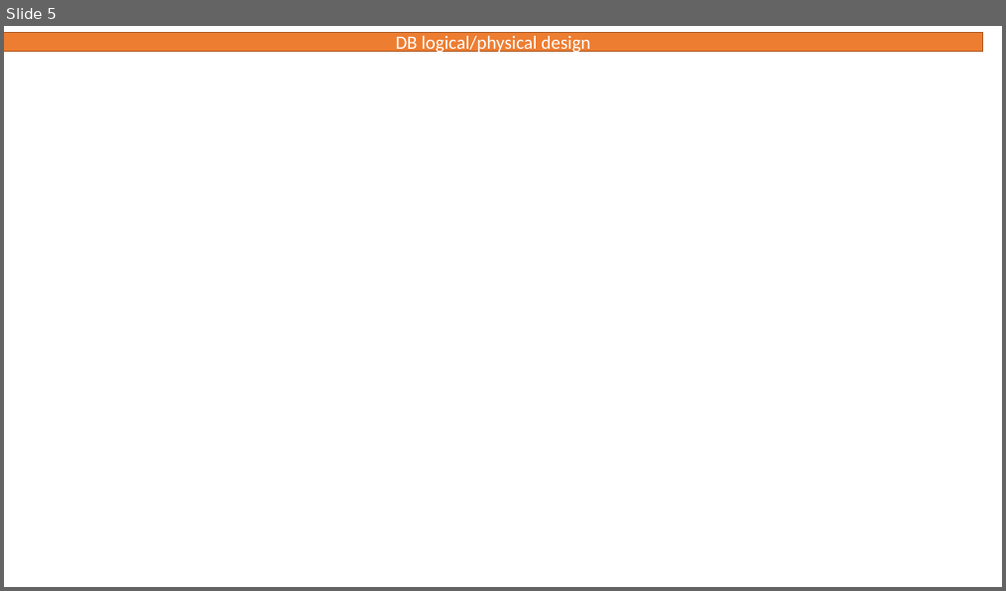
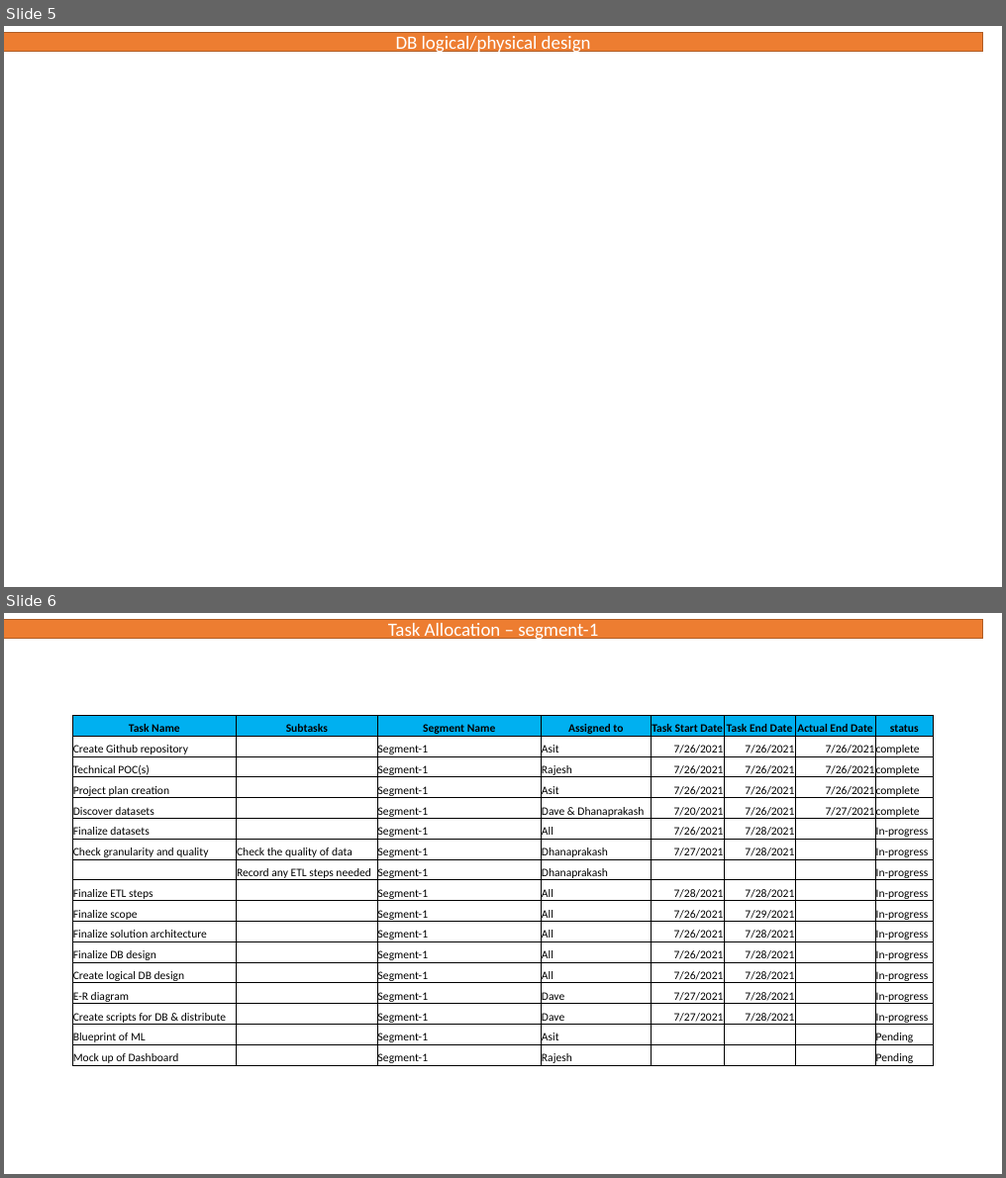
Before and after one commit to asitkumar26/nba-player-analytics, a slide deck: Presentation/scope-design.pptx. Shown one above the other, each under a label of ours: slide 5 before the commit, slides 5 and 6 after it. The pictures are 1006x591 and 1006x1178 pixels, drawn with LibreOffice and Linux fonts; fonts in the diff are those of the drawing. Boxes give left, top, right and bottom in pixels: in the first picture for what was removed or moved away, otherwise in the second. Text is boxed around its words. In the diff, an @@ line names an element or a change of style, - is before the commit and + after.

Commit message:
Uploaded to repository for updated project plan and scope

```diff
--- a/Presentation/scope-design.pptx
+++ b/Presentation/scope-design.pptx
@@ slide 6 added at bbox=[4, 613, 1002, 1174], background #FFFFFF @@
@@ rectangle added at bbox=[4, 619, 982, 639], fill #ED7D31, outline #AF5C24 1 pt, 18 pt, text #FFFFFF @@
+Task Allocation – segment-1
@@ table added at bbox=[73, 715, 935, 1067], 17 rows, 8 columns @@
+Task Name | Subtasks | Segment Name | Assigned to | Task Start Date | Task End Date | Actual End Date | status
+Create Github repository |  | Segment-1 | Asit | 7/26/2021 | 7/26/2021 | 7/26/2021 | complete
+Technical POC(s) |  | Segment-1 | Rajesh | 7/26/2021 | 7/26/2021 | 7/26/2021 | complete
+Project plan creation |  | Segment-1 | Asit | 7/26/2021 | 7/26/2021 | 7/26/2021 | complete
+Discover datasets |  | Segment-1 | Dave & Dhanaprakash | 7/20/2021 | 7/26/2021 | 7/27/2021 | complete
+Finalize datasets |  | Segment-1 | All | 7/26/2021 | 7/28/2021 |  | In-progress
+Check granularity and quality | Check the quality of data | Segment-1 | Dhanaprakash | 7/27/2021 | 7/28/2021 |  | In-progress
+ | Record any ETL steps needed | Segment-1 | Dhanaprakash |  |  |  | In-progress
+Finalize ETL steps |  | Segment-1 | All | 7/28/2021 | 7/28/2021 |  | In-progress
+Finalize scope |  | Segment-1 | All | 7/26/2021 | 7/29/2021 |  | In-progress
+Finalize solution architecture |  | Segment-1 | All | 7/26/2021 | 7/28/2021 |  | In-progress
+Finalize DB design |  | Segment-1 | All | 7/26/2021 | 7/28/2021 |  | In-progress
+Create logical DB design |  | Segment-1 | All | 7/26/2021 | 7/28/2021 |  | In-progress
+E-R diagram |  | Segment-1 | Dave | 7/27/2021 | 7/28/2021 |  | In-progress
+Create scripts for DB & distribute |  | Segment-1 | Dave | 7/27/2021 | 7/28/2021 |  | In-progress
+Blueprint of ML |  | Segment-1 | Asit |  |  |  | Pending
+Mock up of Dashboard |  | Segment-1 | Rajesh |  |  |  | Pending
```
Also in this commit, not shown: 3 slides changed, 1 slide removed, 4 other files.
